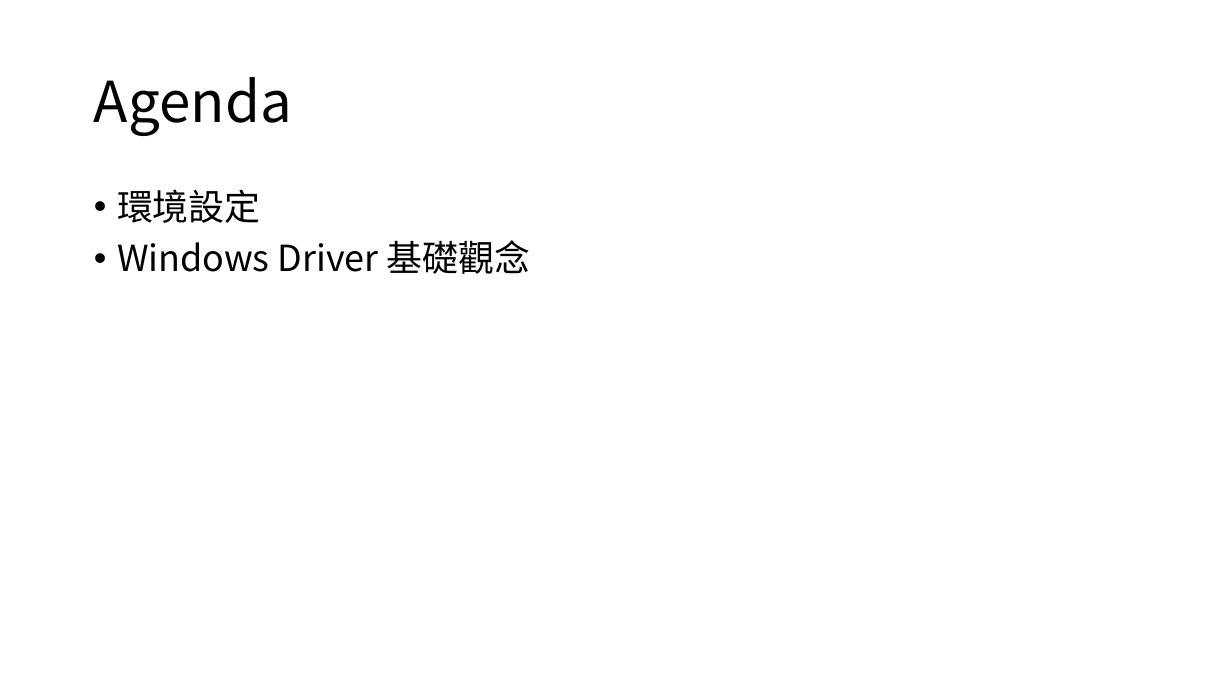
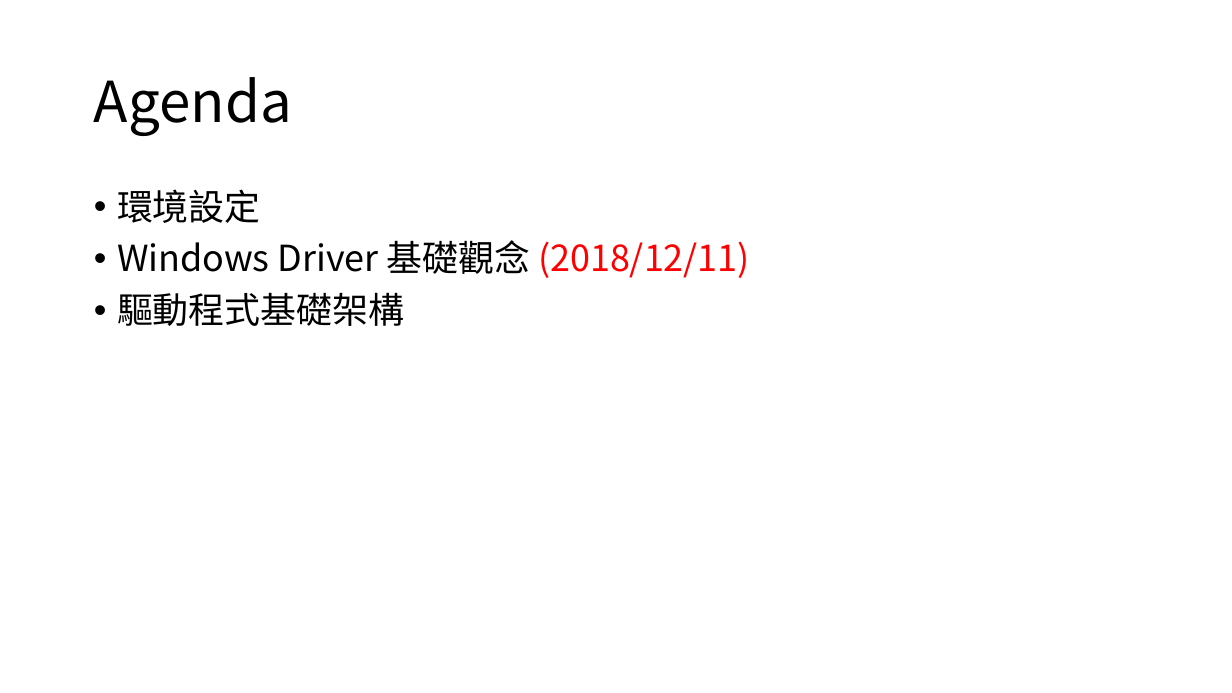
Before and after one commit to 1anhuang/Tutorial, a slide deck: slide 2 of WindowsDriver/Driver(Windows).pptx. Drawn at 1232x693 pixels with LibreOffice and Linux fonts; fonts in the diff are those of the drawing. Boxes give left, top, right and bottom in pixels: in the first picture for what was removed or moved away, otherwise in the second. Text is boxed around its words. In the diff, an @@ line names an element or a change of style, - is before the commit and + after.

```diff
--- a/WindowsDriver/Driver(Windows).pptx
+++ b/WindowsDriver/Driver(Windows).pptx
@@ text at box(117, 240, 750, 326): text changed @@
-• Windows Driver 基礎觀念
+• Windows Driver 基礎觀念 (2018/12/11)
+• 驅動程式基礎架構
```
Also in this commit, not shown: 18 slides added.
